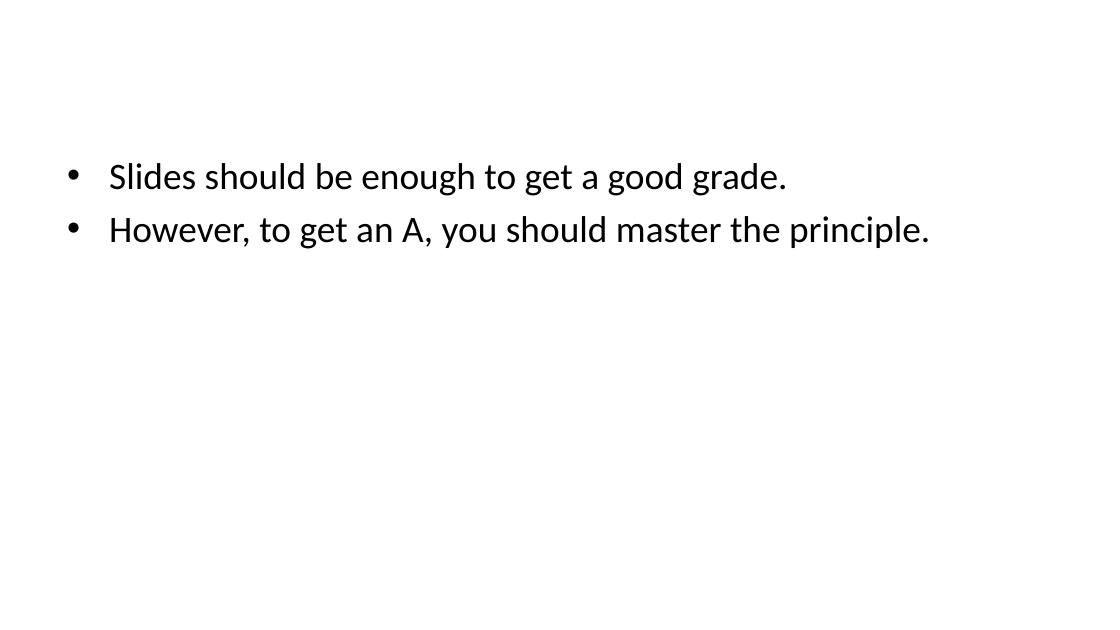
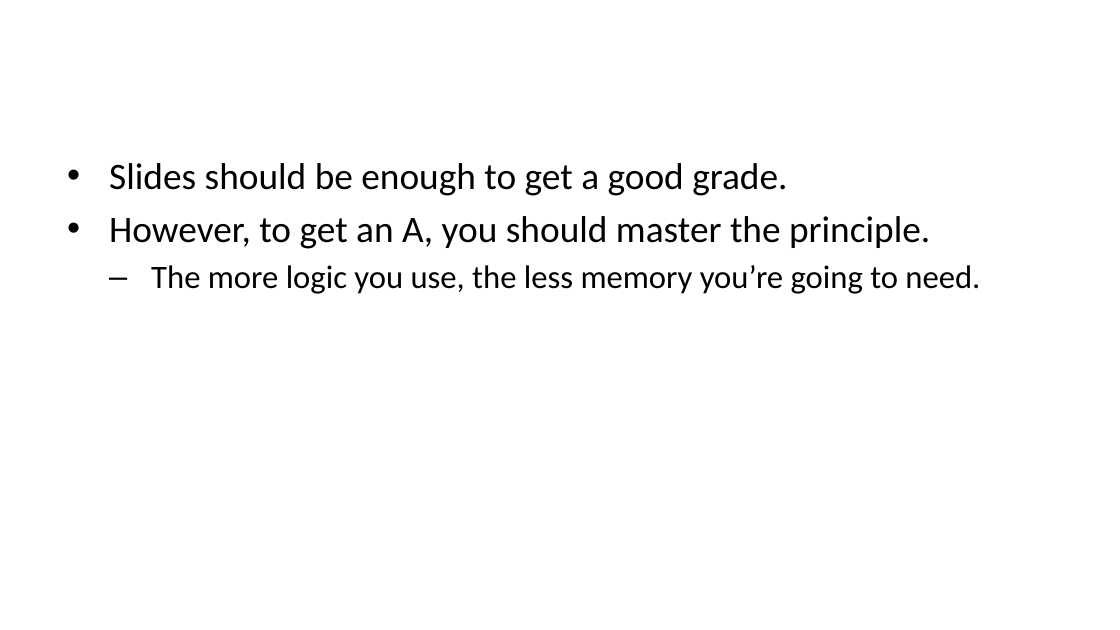
Before and after one commit to imedkrisna/krisna, a slide deck: slide 12 of static/ekon/week1/index.pptx (slide 11 before the commit). Drawn at 1120x630 pixels with LibreOffice and Linux fonts; fonts in the diff are those of the drawing. Boxes give left, top, right and bottom in pixels: in the first picture for what was removed or moved away, otherwise in the second. Text is boxed around its words. In the diff, an @@ line names an element or a change of style, - is before the commit and + after.

```diff
--- a/static/ekon/week1/index.pptx
+++ b/static/ekon/week1/index.pptx
@@ text at <box>151,265,980,294</box>: paragraph added @@
+  – The more logic you use, the less memory you’re going to need.
```
Also in this commit, not shown: 3 other slides changed, 1 other file.
